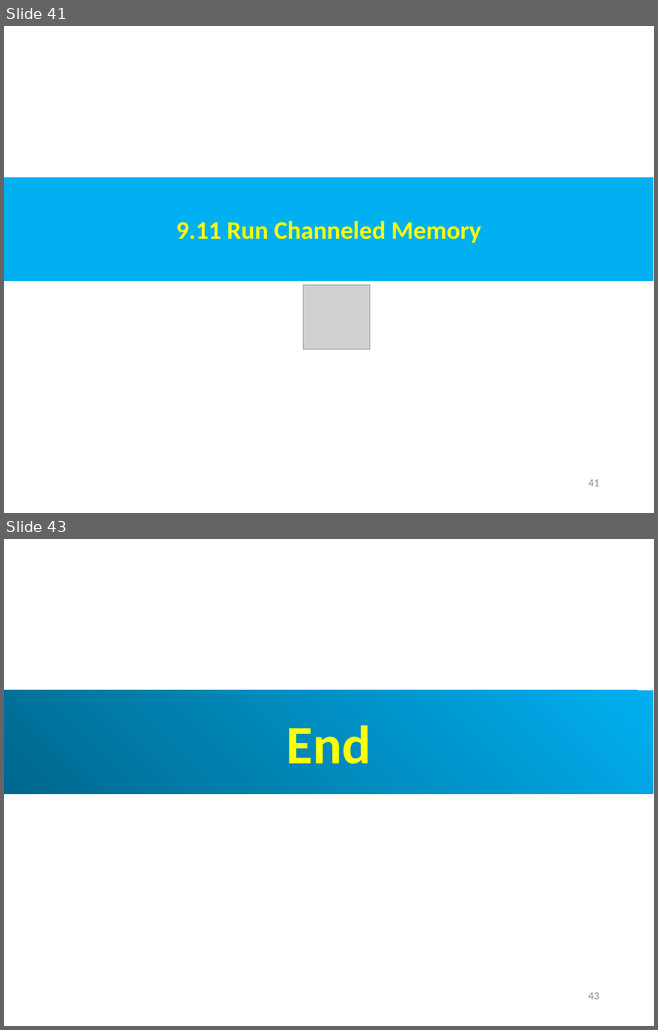
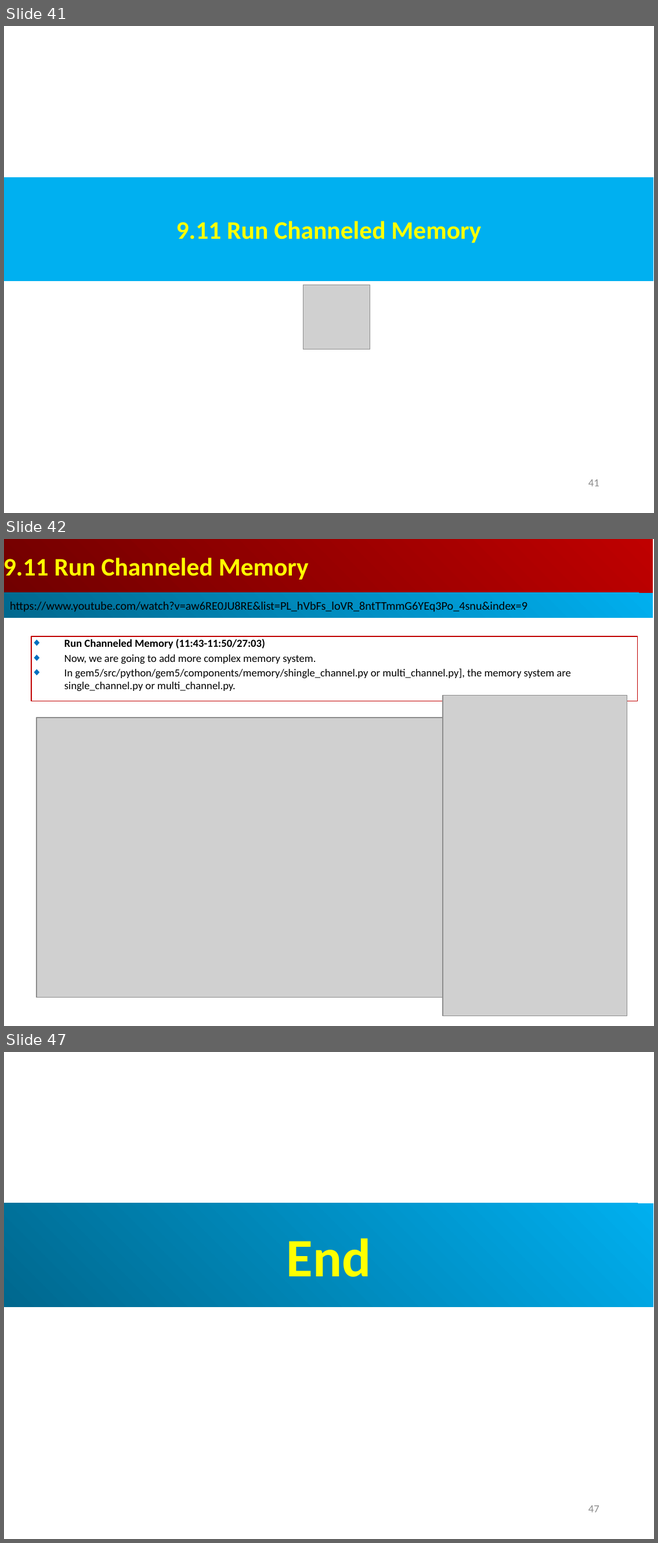
Before and after one commit to peterhchen/AIU_CS850_Gem5_McPAT, a slide deck: 050_Gem5/009.MemMod/000_Video/009.MemMod.ppt. Shown one above the other, each under a label of ours: slides 41 and 43 before the commit, slides 41, 42 and 47 after it; the slides between them are not shown. The pictures are 658x1030 and 658x1543 pixels, drawn with LibreOffice and Linux fonts; fonts in the diff are those of the drawing; grey boxes stand for pictures. Boxes give left, top, right and bottom in pixels: in the first picture for what was removed or moved away, otherwise in the second. Text is boxed around its words. In the diff, an @@ line names an element or a change of style, - is before the commit and + after.

```diff
--- a/050_Gem5/009.MemMod/000_Video/009.MemMod.ppt
+++ b/050_Gem5/009.MemMod/000_Video/009.MemMod.ppt
@@ slide 42 added at (4,539,654,1026), background #FFFFFF @@
@@ rectangle added at (4,539,652,593), fill gradient #BF0000 to #710000, 28 pt, text #FFFF00, bold @@
+9.11 Run Channeled Memory
@@ rectangle added at (4,593,652,618), fill gradient #00AFEF to #00688E, 13 pt, text #000000 @@
+https://www.youtube.com/watch?v=aw6RE0JU8RE&list=PL_hVbFs_loVR_8ntTTmmG6YEq3Po_4snu&index=9
@@ rectangle added at (31,636,637,701), outline #C00000 0.74 pt, 12 pt, text #000000 @@
+◆ Run Channeled Memory (11:43-11:50/27:03)
+◆ Now, we are going to add more complex memory system.
+◆ In gem5/src/python/gem5/components/memory/shingle_channel.py or multi_channel.py], the memory system are single_channel.py or multi_channel.py.
@@ picture added at (442,695,626,1016) @@
@@ picture added at (36,718,556,998) @@
@@ what was slide 43 is now slide 47 @@
@@ page number at (588,1506,599,1513): text changed @@
-43
+47
```
Also in this commit, not shown: 3 slides changed, 3 other slides added.
